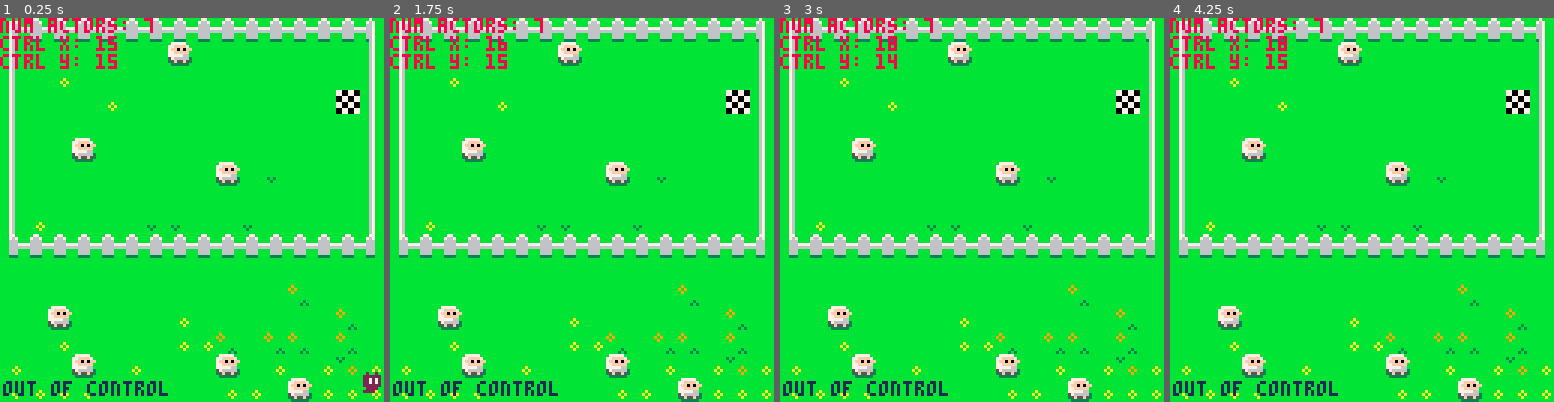
Above: before the commit, frames 1-4 (left to right).
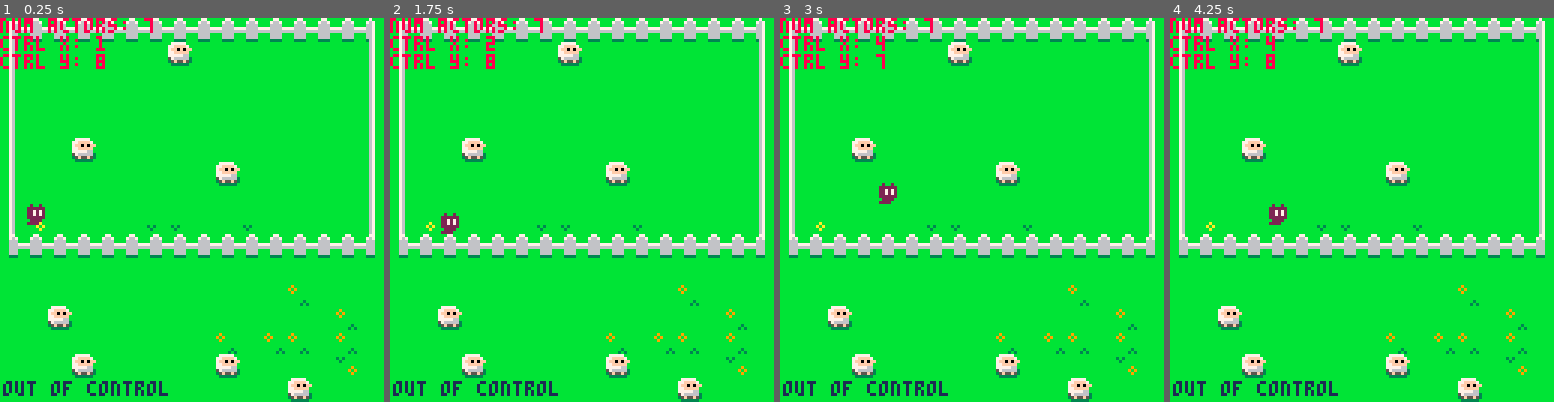
Above: after the commit, the same moments.

Repository: ethanmuller/gmtk-2020-jam
Game: PICO-8 cartridge ooc.p8
Two runs of this game, one before a commit and one after it. Both use one fixed random seed, a clock stepped at 60 frames per second and the inputs below.
Inputs:
- Up to frame 1 (0.25 s): no input
- Up to frame 2 (1.75 s): tap O (Z key) at 0.7, 1.7 s; hold Right from 1.6 s (still down)
- Up to frame 3 (3 s): release Right at 2.1 s; tap O (Z key) at 2.1, 2.5, 2.9 s; hold Up 2.15-2.42 s; hold Right from 2.47 s (still down)
- Up to frame 4 (4.25 s): release Right at 3.03 s; hold Left 3.08-3.58 s; tap O (Z key) at 3.3, 3.7, 4.1 s; hold Down 3.63-3.97 s; hold Right from 4.02 s (still down)

The runs differ from the first frame. In frame 1, 1.5% of the frame differs, in the area x 3-100%, y 4-100%; in frame 2, 1.3%; in frame 3, 1.3%; in frame 4, 1.3%.

Commit message:
DEMON CHICKEN

Diff:
--- a/ooc.p8
+++ b/ooc.p8
@@ -335,22 +335,22 @@
 bb2222bbbb222222bbbbbbbbbbbbbbbbbbbbbbbbbbbbbbbbbbbbbbbbbbbbbbbbbbbbbbbbbbbbbbbbbbbbbbbbbbbbbbbbbbbbbbbbbbbbbbbbbbbbbbbbbbbbbbbb
 b2222bbbb2222222bbbbbbbbbbbbbbbbbbbbbbbbbbbbbbbbbbbbbbbbbbbbbbbbbbbbbbbbbbbbbbbbbbbbbbbbbbbbbbbbbbbbbbbbbbbbbbbbbbbbbbbbbbbbbbbb
 b33333bbb3333333bbbbbbbbbbbbbbbbbbbbbbbbbbbbbbbbbbbbbbbbbbbbbbbbbbbbbbbbbbbbbbbbbbbbbbbbbbbbbbbbbbbbbbbbbbbbbbbbbbbbbbbbbbbbbbbb
-b72772bbb72772bbbbbbbbbbbbbbbbbbbbbbbbbbbbbbbbbbbbbbbbbbbbbbbbbbbbbbbbbbbbbbbbbbbbbbbbbbbbbbbbbbbbbbbbbbbbbbbbbbbbbbbbbbbbbbbbbb
-7722227b7722227bbbbbbbbbbbbbbbbbbbbbbbbbbbbbbbbbbbbbbbbbbbbbbbbbbbbbbbbbbbbbbbbbbbbbbbbbbbbbbbbbbbbbbbbbbbbbbbbbbbbbbbbbbbbbbbbb
-7227272272272722bbbbbbbbbbbbbbbbbbbbbbbbbbbbbbbbbbbbbbbbbbbbbbbbbbbbbbbbbbbbbbbbbbbbbbbbbbbbbbbbbbbbbbbbbbbbbbbbbbbbbbbbbbbbbbbb
-7722222b7722222bbbbbbbbbbbbbbbbbbbbbbbbbbbbbbbbbbbbbbbbbbbbbbbbbbbbbbbbbbbbbbbbbbbbbbbbbbbbbbbbbbbbbbbbbbbbbbbbbbbbbbbbbbbbbbbbb
-7777766b7777766bbbbbbbbbbbbbbbbbbbbbbbbbbbbbbbbbbbbbbbbbbbbbbbbbbbbbbbbbbbbbbbbbbbbbbbbbbbbbbbbbbbbbbbbbbbbbbbbbbbbbbbbbbbbbbbbb
-5766666357666663bbbbbbbbbbbbbbbbbbbbbbbbbbbbbbbbbbbbbbbbbbbbbbbbbbbbbbbbbbbbbbbbbbbbbbbbbbbbbbbbbbbbbbbbbbbbbbbbbbbbbbbbbbbbbbbb
-35f55f533f5555f3bbbbbbbbbbbbbbbbbbbbbbbbbbbbbbbbbbbbbbbbbbbbbbbbbbbbbbbbbbbbbbbbbbbbbbbbbbbbbbbbbbbbbbbbbbbbbbbbbbbbbbbbbbbbbbbb
-b333333bb333333bbbbbbbbbbbbbbbbbbbbbbbbbbbbbbbbbbbbbbbbbbbbbbbbbbbbbbbbbbbbbbbbbbbbbbbbbbbbbbbbbbbbbbbbbbbbbbbbbbbbbbbbbbbbbbbbb
-b77777bbb77777bbbbbbbbbbbbbbbbbbbbbbbbbbbbbbbbbbbbbbbbbbbbbbbbbbbbbbbbbbbbbbbbbbbbbbbbbbbbbbbbbbbbbbbbbbbbbbbbbbbbbbbbbbbbbbbbbb
-77ffff7b77ffff7bbbbbbbbbbbbbbbbbbbbbbbbbbbbbbbbbbbbbbbbbbbbbbbbbbbbbbbbbbbbbbbbbbbbbbbbbbbbbbbbbbbbbbbbbbbbbbbbbbbbbbbbbbbbbbbbb
-7ff0f0ff7ff0f0ffbbbbbbbbbbbbbbbbbbbbbbbbbbbbbbbbbbbbbbbbbbbbbbbbbbbbbbbbbbbbbbbbbbbbbbbbbbbbbbbbbbbbbbbbbbbbbbbbbbbbbbbbbbbbbbbb
-77fffffb77fffffbbbbbbbbbbbbbbbbbbbbbbbbbbbbbbbbbbbbbbbbbbbbbbbbbbbbbbbbbbbbbbbbbbbbbbbbbbbbbbbbbbbbbbbbbbbbbbbbbbbbbbbbbbbbbbbbb
-7777766b7777766bbbbbbbbbbbbbbbbbbbbbbbbbbbbbbbbbbbbbbbbbbbbbbbbbbbbbbbbbbbbbbbbbbbbbbbbbbbbbbbbbbbbbbbbbbbbbbbbbbbbbbbbbbbbbbbbb
-5766666357666663bbbbbbbbbbbbbbbbbbbbbbbbbbbbbbbbbbbbbbbbbbbbbbbbbbbbbbbbbbbbbbbbbbbbbbbbbbbbbbbbbbbbbbbbbbbbbbbbbbbbbbbbbbbbbbbb
-35f55f533f5555f3bbbbbbbbbbbbbbbbbbbbbbbbbbbbbbbbbbbbbbbbbbbbbbbbbbbbbbbbbbbbbbbbbbbbbbbbbbbbbbbbbbbbbbbbbbbbbbbbbbbbbbbbbbbbbbbb
-b333333bb333333bbbbbbbbbbbbbbbbbbbbbbbbbbbbbbbbbbbbbbbbbbbbbbbbbbbbbbbbbbbbbbbbbbbbbbbbbbbbbbbbbbbbbbbbbbbbbbbbbbbbbbbbbbbbbbbbb
+b72772bbb72772bbbbb2bb2bbbbbbbbbbbbbbbbbbbbbbbbbbbbbbbbbbbbbbbbbbbbbbbbbbbbbbbbbbbbbbbbbbbbbbbbbbbbbbbbbbbbbbbbbbbbbbbbbbbbbbbbb
+7722227b7722227bbbb2222bbbbbbbbbbbbbbbbbbbbbbbbbbbbbbbbbbbbbbbbbbbbbbbbbbbbbbbbbbbbbbbbbbbbbbbbbbbbbbbbbbbbbbbbbbbbbbbbbbbbbbbbb
+7227272272272722bbb27272bbbbbbbbbbbbbbbbbbbbbbbbbbbbbbbbbbbbbbbbbbbbbbbbbbbbbbbbbbbbbbbbbbbbbbbbbbbbbbbbbbbbbbbbbbbbbbbbbbbbbbbb
+7722222b7722222bb7b2222bbbbbbbbbbbbbbbbbbbbbbbbbbbbbbbbbbbbbbbbbbbbbbbbbbbbbbbbbbbbbbbbbbbbbbbbbbbbbbbbbbbbbbbbbbbbbbbbbbbbbbbbb
+7777766b7777766bb777766bbbbbbbbbbbbbbbbbbbbbbbbbbbbbbbbbbbbbbbbbbbbbbbbbbbbbbbbbbbbbbbbbbbbbbbbbbbbbbbbbbbbbbbbbbbbbbbbbbbbbbbbb
+576666635766666357666663bbbbbbbbbbbbbbbbbbbbbbbbbbbbbbbbbbbbbbbbbbbbbbbbbbbbbbbbbbbbbbbbbbbbbbbbbbbbbbbbbbbbbbbbbbbbbbbbbbbbbbbb
+35f55f533f5555f335a55a53bbbbbbbbbbbbbbbbbbbbbbbbbbbbbbbbbbbbbbbbbbbbbbbbbbbbbbbbbbbbbbbbbbbbbbbbbbbbbbbbbbbbbbbbbbbbbbbbbbbbbbbb
+b333333bb333333bb333333bbbbbbbbbbbbbbbbbbbbbbbbbbbbbbbbbbbbbbbbbbbbbbbbbbbbbbbbbbbbbbbbbbbbbbbbbbbbbbbbbbbbbbbbbbbbbbbbbbbbbbbbb
+b77777bbb77777bbbbb888bbbbbbbbbbbbbbbbbbbbbbbbbbbbbbbbbbbbbbbbbbbbbbbbbbbbbbbbbbbbbbbbbbbbbbbbbbbbbbbbbbbbbbbbbbbbbbbbbbbbbbbbbb
+77ffff7b77ffff7bbbb7777bbbbbbbbbbbbbbbbbbbbbbbbbbbbbbbbbbbbbbbbbbbbbbbbbbbbbbbbbbbbbbbbbbbbbbbbbbbbbbbbbbbbbbbbbbbbbbbbbbbbbbbbb
+7ff0f0ff7ff0f0ffbbb7707abbbbbbbbbbbbbbbbbbbbbbbbbbbbbbbbbbbbbbbbbbbbbbbbbbbbbbbbbbbbbbbbbbbbbbbbbbbbbbbbbbbbbbbbbbbbbbbbbbbbbbbb
+77fffffb77fffffbb7b7777bbbbbbbbbbbbbbbbbbbbbbbbbbbbbbbbbbbbbbbbbbbbbbbbbbbbbbbbbbbbbbbbbbbbbbbbbbbbbbbbbbbbbbbbbbbbbbbbbbbbbbbbb
+7777766b7777766bb777766bbbbbbbbbbbbbbbbbbbbbbbbbbbbbbbbbbbbbbbbbbbbbbbbbbbbbbbbbbbbbbbbbbbbbbbbbbbbbbbbbbbbbbbbbbbbbbbbbbbbbbbbb
+576666635766666357666663bbbbbbbbbbbbbbbbbbbbbbbbbbbbbbbbbbbbbbbbbbbbbbbbbbbbbbbbbbbbbbbbbbbbbbbbbbbbbbbbbbbbbbbbbbbbbbbbbbbbbbbb
+35f55f533f5555f335a55a53bbbbbbbbbbbbbbbbbbbbbbbbbbbbbbbbbbbbbbbbbbbbbbbbbbbbbbbbbbbbbbbbbbbbbbbbbbbbbbbbbbbbbbbbbbbbbbbbbbbbbbbb
+b333333bb333333bb333333bbbbbbbbbbbbbbbbbbbbbbbbbbbbbbbbbbbbbbbbbbbbbbbbbbbbbbbbbbbbbbbbbbbbbbbbbbbbbbbbbbbbbbbbbbbbbbbbbbbbbbbbb
 bbffffbbb66666bbbbbbbbbbbbbbbbbbbbbbbbbbbbbbbbbbbbbbbbbbbbbbbbbbbbbbbbbbbbbbbbbbbbbbbbbbbbbbbbbbbbbbbbbbbbbbbbbbbbbbbbbbbbbbbbbb
 bff44ffb66667766bbbbbbbbbbbbbbbbbbbbbbbbbbbbbbbbbbbbbbbbbbbbbbbbbbbbbbbbbbbbbbbbbbbbbbbbbbbbbbbbbbbbbbbbbbbbbbbbbbbbbbbbbbbbbbbb
 ff4ff4ff66666666bbbbbbbbbbbbbbbbbbbbbbbbbbbbbbbbbbbbbbbbbbbbbbbbbbbbbbbbbbbbbbbbbbbbbbbbbbbbbbbbbbbbbbbbbbbbbbbbbbbbbbbbbbbbbbbb
@@ -424,48 +424,48 @@
 bbbbbbbbbbbbbbbbbbbbbbbbbbbbbbbbbbbbbbbbbbbbbbbbbbbbbbbbbbbbbbbbbbbbbbbbbbbbbbbbbbbbbbbbbbbbbbbbbbbbbbbbbbbbbbbbbbbbbbbbbbbbbbbb
 bbbbbbbbbbbbbbbbbbbbbbbbbbbbbbbbbbbbbbbbbbbbbbbbbbbbbbbbbbbbbbbbbbbbbbbbbbbbbbbbbbbbbbbbbbbbbbbbbbbbbbbbbbbbbbbbbbbbbbbbbbbbbbbb
 __gff__
-0001000000000000008000000000000000000000000000000000000000000000000000000000000000000000000000000000000000000000000000000000000000000000000000000000000000000000000000000000000000000000000000000200000000000000000000000000000001000000000000000000000000000000
+0001000000000000008000000000000000000000000000000000000000000000000000000000000000000000000000000000000000000000000000000000000000000000000000000000000000000000000002000000000000000000000000000200020002000000000000000000000001000000020000000000000000000000
 0101010000000000000000000000000001000100000000000000000000000000010001000000000000000000000000000204000000000002000000000000000000000000000000000000000000000000000000000000000000000000000000000000000000000000000000000000000000000000000000000000000000000000
 __map__
 8081818181818181818181818181818200000000000000000000000000000000000000000000000000000000000000000000000000000000000000000000000000000000000000000000000000000000000000000000000000000000000000000000000000000000000000000000000000000000000000000000000000000000
 90b6b6b6b6b6b6b0b6b6b6b6b6b6b69200000000000000000000000000000000000000000000000000000000000000000000000000000000000000000000000000000000000000000000000000000000000000000000000000000000000000000000000000000000000000000000000000000000000000000000000000000000
-90b6b1b6b6b6b6b6b6b6b6b6b6b6b69200000000000000000000000000000000000000000000000000000000000000000000000000000000000000000000000000000000000000000000000000000000000000000000000000000000000000000000000000000000000000000000000000000000000000000000000000000000
-90b6b6b6b1b6b6b6b6b6b6b6b6b6099200000000000000000000000000000000000000000000000000000000000000000000000000000000000000000000000000000000000000000000000000000000000000000000000000000000000000000000000000000000000000000000000000000000000000000000000000000000
+90b6b6b6b6b6b6b6b6b6b6b6b6b6b69200000000000000000000000000000000000000000000000000000000000000000000000000000000000000000000000000000000000000000000000000000000000000000000000000000000000000000000000000000000000000000000000000000000000000000000000000000000
+90b6b6b6b6b6b6b6b6b6b6b6b6b6b69200000000000000000000000000000000000000000000000000000000000000000000000000000000000000000000000000000000000000000000000000000000000000000000000000000000000000000000000000000000000000000000000000000000000000000000000000000000
 90b6b6b6b6b6b6b6b6b6b6b6b6b6b69200000000000000000000000000000000000000000000000000000000000000000000000000000000000000000000000000000000000000000000000000000000000000000000000000000000000000000000000000000000000000000000000000000000000000000000000000000000
 90b6b6b0b6b6b6b6b6b6b6b6b6b6b69200000000000000000000000000000000000000000000000000000000000000000000000000000000000000000000000000000000000000000000000000000000000000000000000000000000000000000000000000000000000000000000000000000000000000000000000000000000
-90b6b6b6b6b6b6b6b6b0b691b6b6b69200000000000000000000000000000000000000000000000000000000000000000000000000000000000000000000000000000000000000000000000000000000000000000000000000000000000000000000000000000000000000000000000000000000000000000000000000000000
+90b6b6b6b6b6b6b6b6b0b6b6b6b6b69200000000000000000000000000000000000000000000000000000000000000000000000000000000000000000000000000000000000000000000000000000000000000000000000000000000000000000000000000000000000000000000000000000000000000000000000000000000
 90b6b6b6b6b6b6b6b6b6b6b6b6b6b69200000000000000000000000000000000000000000000000000000000000000000000000000000000000000000000000000000000000000000000000000000000000000000000000000000000000000000000000000000000000000000000000000000000000000000000000000000000
 90b1b6b6b6b69191b6b691b6b6b6b69200000000000000000000000000000000000000000000000000000000000000000000000000000000000000000000000000000000000000000000000000000000000000000000000000000000000000000000000000000000000000000000000000000000000000000000000000000000
 a08181818181818181818181818181a200000000000000000000000000000000000000000000000000000000000000000000000000000000000000000000000000000000000000000000000000000000000000000000000000000000000000000000000000000000000000000000000000000000000000000000000000000000
 b6b6b6b6b6b6b6b6b6b6b6b6b6b6b6b600000000000000000000000000000000000000000000000000000000000000000000000000000000000000000000000000000000000000000000000000000000000000000000000000000000000000000000000000000000000000000000000000000000000000000000000000000000
 b6b6b6b6b6b6b6b6b6b6b6b6b3b6b6b600000000000000000000000000000000000000000000000000000000000000000000000000000000000000000000000000000000000000000000000000000000000000000000000000000000000000000000000000000000000000000000000000000000000000000000000000000000
-b6b6b0b6b6b6b6b1b6b6b6b6b6b6b3b600000000000000000000000000000000000000000000000000000000000000000000000000000000000000000000000000000000000000000000000000000000000000000000000000000000000000000000000000000000000000000000000000000000000000000000000000000000
-b6b6b1b6b6b6b6b1b1b3b6b3b3b6b3b600000000000000000000000000000000000000000000000000000000000000000000000000000000000000000000000000000000000000000000000000000000000000000000000000000000000000000000000000000000000000000000000000000000000000000000000000000000
-b1b6b6b0b6b1b6b6b6b0b6b1b6b1b4b100000000000000000000000000000000000000000000000000000000000000000000000000000000000000000000000000000000000000000000000000000000000000000000000000000000000000000000000000000000000000000000000000000000000000000000000000000000
-b1b1b1b1b6b6b6b6b6b1b1b6b0b1b1b100000000000000000000000000000000000000000000000000000000000000000000000000000000000000000000000000000000000000000000000000000000000000000000000000000000000000000000000000000000000000000000000000000000000000000000000000000000
-…(26 lines of a section not shown)…
+b6b6b0b6b6b6b6b6b6b6b6b6b6b6b3b600000000000000000000000000000000000000000000000000000000000000000000000000000000000000000000000000000000000000000000000000000000000000000000000000000000000000000000000000000000000000000000000000000000000000000000000000000000
+b6b6b6b6b6b6b6b6b6b3b6b3b3b6b3b600000000000000000000000000000000000000000000000000000000000000000000000000000000000000000000000000000000000000000000000000000000000000000000000000000000000000000000000000000000000000000000000000000000000000000000000000000000
+b6b6b6b0b6b6b6b6b6b0b6b6b6b6b4b600000000000000000000000000000000000000000000000000000000000000000000000000000000000000000000000000000000000000000000000000000000000000000000000000000000000000000000000000000000000000000000000000000000000000000000000000000000
+b6b6b6b6b6b6b6b6b6b6b6b6b0b6b6b600000000000000000000000000000000000000000000000000000000000000000000000000000000000000000000000000000000000000000000000000000000000000000000000000000000000000000000000000000000000000000000000000000000000000000000000000000000
+…(26 lines of a section not shown)…
